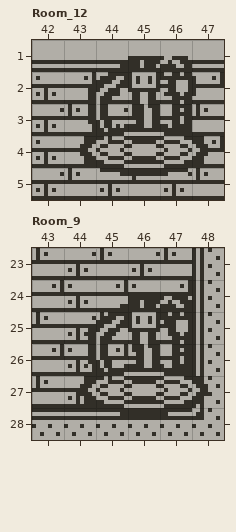
Two versions of a level (LDtk project, LDTK/DPplaydate.ldtk). The picture above was drawn from the file before the commit.
Cells are 8x8 px. Shown: Room_12 x 42..47, y 1..5; Room_9 x 43..48, y 23..28.
New version:
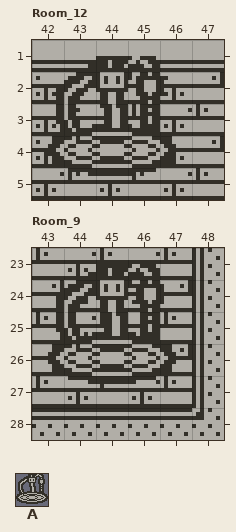
Key: from "Props": A 44.
Objects are placed by their top-left corner, in cells (3,4 is the top-left corner of cell 3,4); size is 1x1 cell unless given.
The exact change:
Layer "Props", Room_12:
Object A "Minifier" at 43.5,1.5 size 4x4 becomes A "Minifier" at 42.5,1.5 size 4x4.
Layer "Props", Room_9:
Object A "Minifier" at 44.5,24.5 size 4x4 becomes A "Minifier" at 43.5,23.5 size 4x4.
